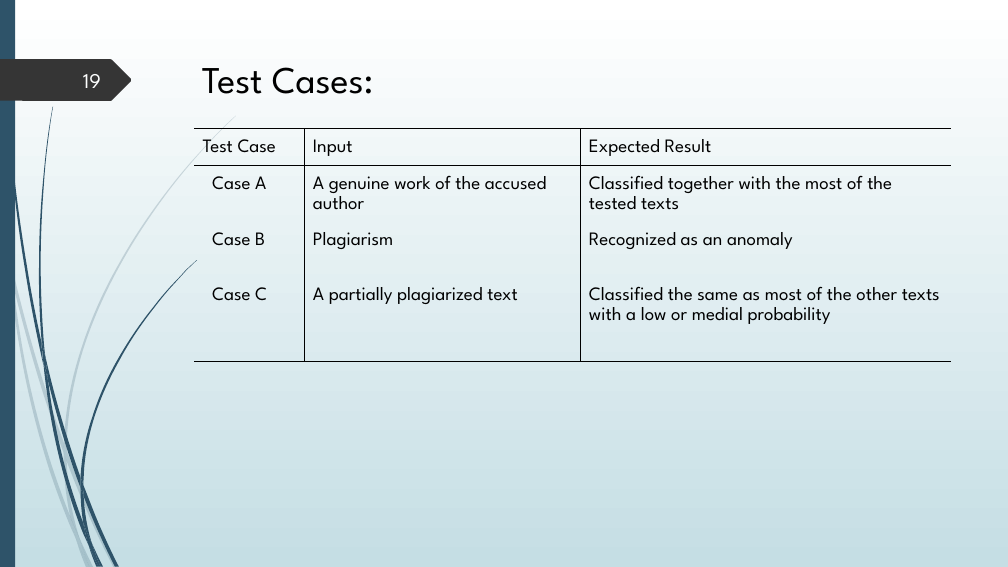
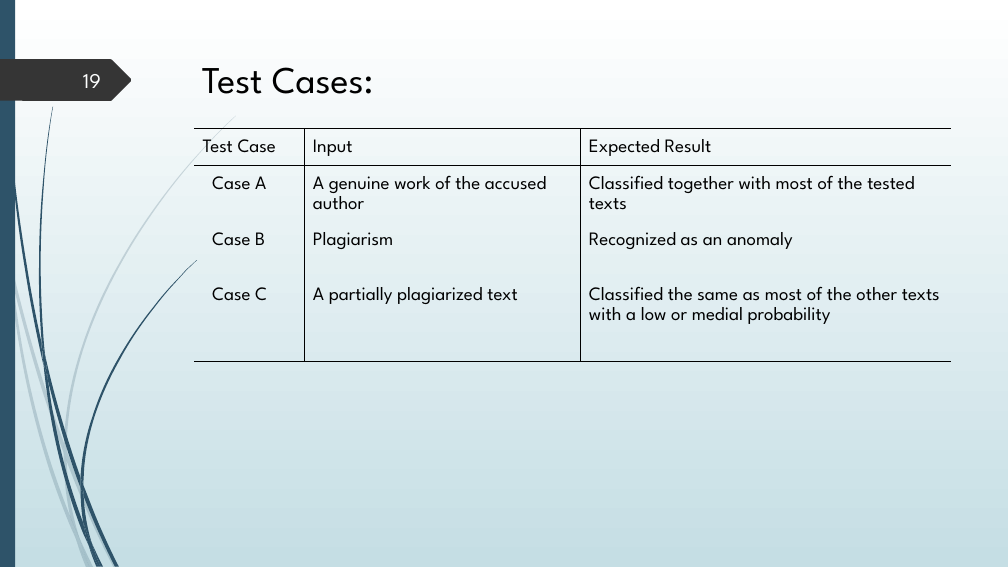
Before and after one commit to kmaltcev/NLP-BiLSTM-model, a slide deck: slide 19 of Capstone Project 21-2-R-13.pptx. Drawn at 1008x567 pixels with LibreOffice and Linux fonts; fonts in the diff are those of the drawing. Boxes give left, top, right and bottom in pixels: in the first picture for what was removed or moved away, otherwise in the second. Text is boxed around its words. In the diff, an @@ line names an element or a change of style, - is before the commit and + after.

```diff
--- a/Capstone Project 21-2-R-13.pptx
+++ b/Capstone Project 21-2-R-13.pptx
@@ table at (x1=194, y1=129, x2=951, y2=385) @@
-row 2, column 3: Classified together with the most of the tested texts
+row 2, column 3: Classified together with most of the tested texts
```
Also in this commit, not shown: 14 other slides changed, 9 other files.
